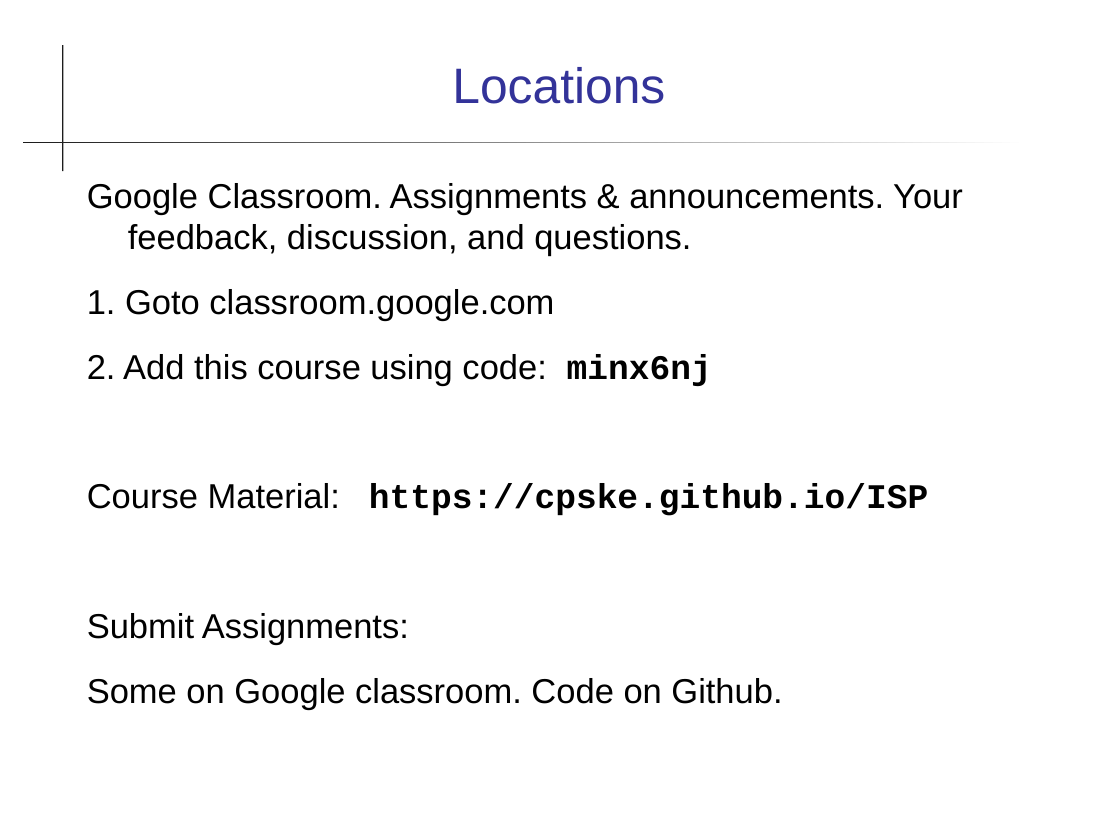
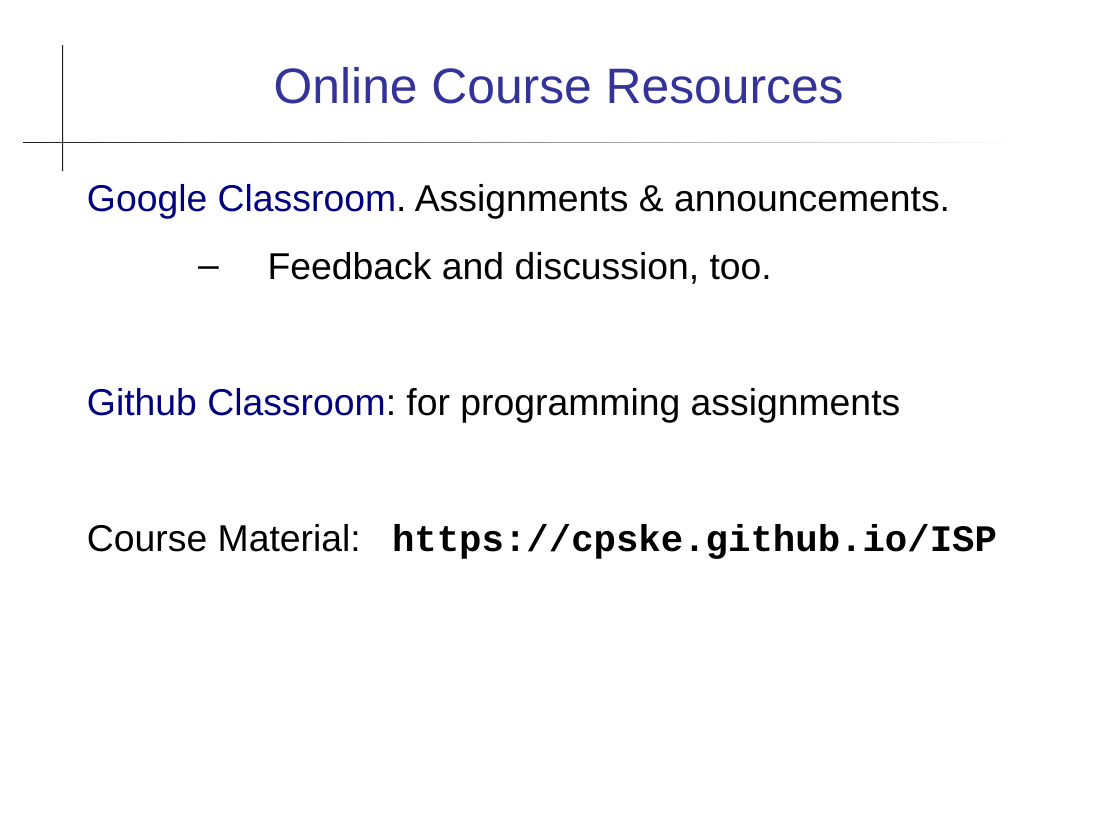
Before and after one commit to cpske/ISP, a slide deck: slide 8 of intro/Introduction-to-Course.ppt. Drawn at 1120x840 pixels with LibreOffice and Linux fonts; fonts in the diff are those of the drawing. Boxes give left, top, right and bottom in pixels: in the first picture for what was removed or moved away, otherwise in the second. Text is boxed around its words. In the diff, an @@ line names an element or a change of style, - is before the commit and + after.

Commit message:
Update intro to course

```diff
--- a/intro/Introduction-to-Course.ppt
+++ b/intro/Introduction-to-Course.ppt
@@ title at bbox=[274, 67, 844, 104]: text changed @@
-Locations
+Online Course Resources
@@ text at bbox=[87, 184, 950, 423]: text changed; size 22.2 to 24 pt @@
-Google Classroom. Assignments & announcements. Your feedback, discussion, and questions.
-1. Goto classroom.google.com
-2. Add this course using code: minx6nj
+Google Classroom. Assignments & announcements.
+  – Feedback and discussion, too.
+Github Classroom: for programming assignments
@@ text at bbox=[87, 524, 997, 559]: size 22.2 to 24 pt in "Course Material: https://cpske.github.io/ISP"; indent changed @@
@@ text at bbox=[87, 613, 782, 710]: paragraphs removed @@
-Submit Assignments:
-Some on Google classroom. Code on Github.
```
Also in this commit, not shown: 5 other slides changed, 11 slides removed, 6 other files.
